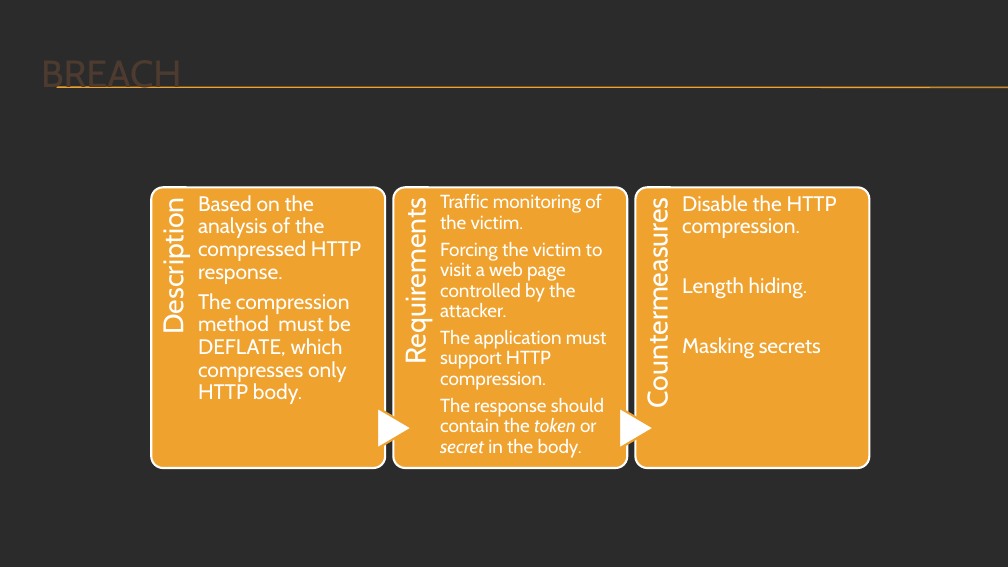
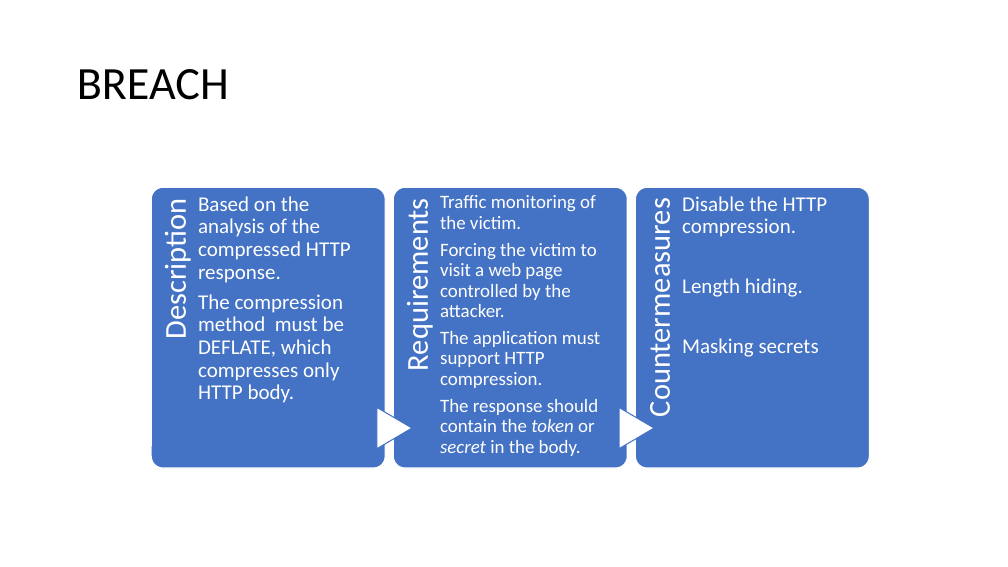
Before and after one commit to DeMaCS-UNICAL/NetworkSecurity, a slide deck: slide 21 of slides/SSL.pptx (slide 18 before the commit). Drawn at 1008x567 pixels with LibreOffice and Linux fonts; fonts in the diff are those of the drawing; background and template pictures are left out; a plain dark background stands for a picture behind light text. Boxes give left, top, right and bottom in pixels: in the first picture for what was removed or moved away, otherwise in the second. Text is boxed around its words. In the diff, an @@ line names an element or a change of style, - is before the commit and + after.

```diff
--- a/slides/SSL.pptx
+++ b/slides/SSL.pptx
@@ background picture (left out) to #FFFFFF @@
@@ title "BREACH" moved from (x1=41, y1=86, x2=182, y2=88) to (x1=77, y1=69, x2=229, y2=100) @@
@@ title "BREACH" at (x1=77, y1=69, x2=229, y2=100): size 36 to 44 pt, font Cabin to Calibri, text colour #4E3B30 to #000000; line spacing 1 to 0.9 @@
@@ line removed from (57, 87) to (1008, 87) @@
@@ line removed from (57, 88) to (1008, 88) @@
@@ size 27 to 29 pt, font Cabin to Calibri in 3 elements at (x1=157, y1=215, x2=194, y2=335), (x1=399, y1=215, x2=436, y2=366), (x1=641, y1=219, x2=678, y2=410) @@
@@ fill #F0A22E to #4472C4; outline #FFFFFF 2 pt to #FFFFFF 1 pt in 3 elements at (x1=151, y1=188, x2=385, y2=468), (x1=393, y1=188, x2=627, y2=468), (x1=636, y1=188, x2=870, y2=468) @@
@@ font Cabin to Calibri in 3 elements at (x1=198, y1=196, x2=351, y2=403), (x1=440, y1=195, x2=600, y2=456), (x1=682, y1=196, x2=828, y2=357) @@
@@ flow chart extract at (x1=378, y1=407, x2=413, y2=449): outline #F0A22E 2 pt to #4472C4 1 pt @@
@@ flow chart extract at (x1=620, y1=407, x2=654, y2=449): outline #F0A22E 2 pt to #4472C4 1 pt @@
```
Also in this commit, not shown: 21 other slides changed, 3 slides added.
